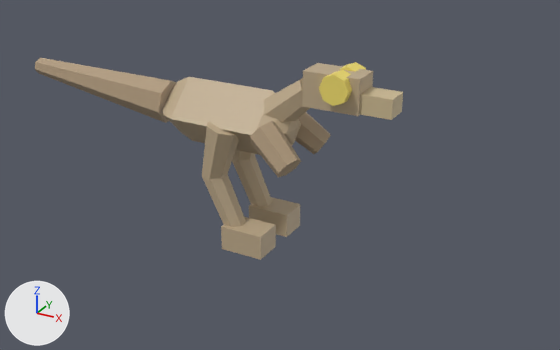
What one commit did to the glTF model public/studio/v2.15.0/d_raptor/model.glb.
Rendered twice from a camera (50 mm lens) standing at (4.71, -7.35, 4.56) and looking at (0.57, 0.18, 0.8). Arrows for +X, +Y and +Z are at lower left; the lights stay in place. The first picture is the older version. Where no turn or scale is listed for an object, it has been applied to the vertices.

In view in the first picture: 'part0', 'part1', 'part10', 'part11', 'part12', 'part13', 'part2', 'part3', 'part4', 'part5', 'part6', 'part8', 'part9' and 2 more.
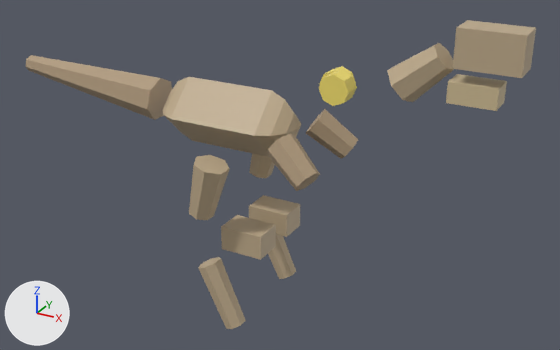
What differs and where, as boxes (x1, y1, x2, y2) in the pictures (560 x 350 px):
'part2', moved: before (302, 63, 373, 116); after (453, 20, 536, 78)
'part4', moved: before (35, 58, 176, 123); after (26, 55, 172, 120)
'part1', moved: before (264, 78, 310, 123); after (387, 43, 454, 102)
'part3', moved: before (360, 87, 403, 120); after (446, 74, 507, 111)
'part10', moved: before (202, 121, 239, 181); after (189, 155, 230, 220)
'part11', moved: before (202, 174, 246, 227); after (199, 257, 246, 329)
'part6', moved: before (250, 121, 301, 177); after (267, 133, 320, 191)
'part5', moved: before (295, 112, 331, 154); after (306, 109, 358, 159)
'part8', moved: before (232, 156, 272, 206); after (268, 234, 296, 279)
'part13', moved: before (340, 62, 366, 72); after (319, 66, 356, 85)

The change, as a diff of the scene's bpy script:
```diff
--- a/public/studio/v2.15.0/d_raptor/model.glb.py
+++ b/public/studio/v2.15.0/d_raptor/model.glb.py
@@ me_geometry_1 @@
-me_geometry_1.from_pydata(...)  # 16 vertices, 28 faces; spans x 0.495..1.151, y -0.214..0.214, z 1.479..2.112
+me_geometry_1.from_pydata(...)  # 16 vertices, 28 faces; spans x 1.971..2.628, y -0.214..0.214, z 2.035..2.668
+# me_geometry_1 part 1: the whole mesh is moved by (1.477, 0.0, 0.556)
 me_geometry_1.materials.append(mat_defaultmaterial_001)
@@ me_geometry_2 @@
-me_geometry_2.from_pydata(...)  # 8 vertices, 12 faces; spans x 1.05..1.71, y -0.18..0.18, z 1.85..2.25
+me_geometry_2.from_pydata(...)  # 8 vertices, 12 faces; spans x 2.667..3.327, y -0.18..0.18, z 2.495..2.895
+# me_geometry_2 part 2: the whole mesh is moved by (1.617, 0.0, 0.645)
 me_geometry_2.materials.append(mat_defaultmaterial_002)
@@ me_geometry_3 @@
-me_geometry_3.from_pydata(...)  # 8 vertices, 12 faces; spans x 1.57..2.07, y -0.15..0.15, z 1.86..2.08
+me_geometry_3.from_pydata(...)  # 8 vertices, 12 faces; spans x 2.624..3.124, y -0.15..0.15, z 2.132..2.352
+# me_geometry_3 part 3: the whole mesh is moved by (1.054, 0.0, 0.272)
 me_geometry_3.materials.append(mat_defaultmaterial_003)
@@ me_geometry_4 @@
-me_geometry_4.from_pydata(...)  # 16 vertices, 28 faces; spans x -3.01..-0.83, y -0.26..0.26, z 1.31..1.83
+me_geometry_4.from_pydata(...)  # 16 vertices, 28 faces; spans x -3.17..-0.99, y -0.26..0.26, z 1.32..1.84
+# me_geometry_4 part 4: the whole mesh is moved by (-0.16, 0.0, 0.01)
 me_geometry_4.materials.append(mat_defaultmaterial_004)
@@ me_geometry_5 @@
-me_geometry_5.from_pydata(...)  # 16 vertices, 28 faces; spans x 0.498..1.119, y 0.119..0.571, z 1.078..1.669
+me_geometry_5.from_pydata(...)  # 16 vertices, 28 faces; spans x 0.793..1.415, y 0.249..0.701, z 1.031..1.621
+# me_geometry_5 part 5: the whole mesh is moved by (0.295, 0.13, -0.048)
 me_geometry_5.materials.append(mat_defaultmaterial_005)
@@ me_geometry_6 @@
-me_geometry_6.from_pydata(...)  # 16 vertices, 28 faces; spans x 0.498..1.119, y -0.571..-0.119, z 1.078..1.669
+me_geometry_6.from_pydata(...)  # 16 vertices, 28 faces; spans x 0.793..1.415, y -0.701..-0.249, z 1.031..1.621
+# me_geometry_6 part 6: the whole mesh is moved by (0.295, -0.13, -0.048)
 me_geometry_6.materials.append(mat_defaultmaterial_006)
@@ me_geometry_8 @@
-me_geometry_8.from_pydata(...)  # 16 vertices, 28 faces; spans x -0.186..0.406, y 0.174..0.466, z 0.086..0.957
+me_geometry_8.from_pydata(...)  # 16 vertices, 28 faces; spans x -0.061..0.532, y 0.514..0.806, z -0.94..-0.069
+# me_geometry_8 part 7: the whole mesh is moved by (0.126, 0.34, -1.026)
 me_geometry_8.materials.append(mat_defaultmaterial_008)
@@ me_geometry_10 @@
-me_geometry_10.from_pydata(...)  # 16 vertices, 28 faces; spans x -0.195..0.303, y -0.525..-0.115, z 0.816..1.553
+me_geometry_10.from_pydata(...)  # 16 vertices, 28 faces; spans x -0.145..0.353, y -0.886..-0.476, z 0.489..1.226
+# me_geometry_10 part 8: the whole mesh is moved by (0.05, -0.361, -0.327)
 me_geometry_10.materials.append(mat_defaultmaterial_010)
@@ me_geometry_11 @@
-me_geometry_11.from_pydata(...)  # 16 vertices, 28 faces; spans x -0.186..0.406, y -0.466..-0.174, z 0.086..0.957
+me_geometry_11.from_pydata(...)  # 16 vertices, 28 faces; spans x -0.061..0.532, y -0.806..-0.514, z -0.94..-0.069
+# me_geometry_11 part 9: the whole mesh is moved by (0.126, -0.34, -1.026)
 me_geometry_11.materials.append(mat_defaultmaterial_011)
@@ me_geometry_13 @@
-me_geometry_13.from_pydata(...)  # 18 vertices, 32 faces; spans x 1.29..1.63, y 0.06..0.28, z 1.95..2.29
+me_geometry_13.from_pydata(...)  # 18 vertices, 32 faces; spans x 1.141..1.481, y 0.043..0.263, z 1.887..2.227
+# me_geometry_13 part 10: the whole mesh is moved by (-0.149, -0.017, -0.063)
 me_geometry_13.materials.append(mat_defaultmaterial_013)
```
